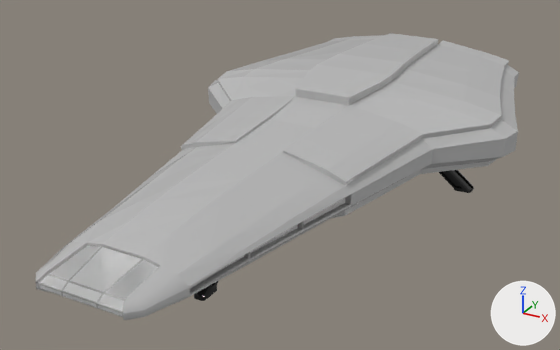
Before and after pictures for a commit that changed the FBX model Assets/Models/Starship.fbx.
Camera for both pictures: a camera (50 mm lens) standing at (0.911, -1.757, 0.767) and looking at (-0.054, -0.003, -0.11). The lights are fixed; the arrows at lower right show +X, +Y and +Z. Where no turn or scale is listed for an object, it has been applied to the vertices. Vertices at the same position are counted once.

The first picture shows 'Exterior', 'LandingGear', 'WindowFrameInner', 'WindowFrameOuter', 'WindowsInner', 'WindowsOuter'.
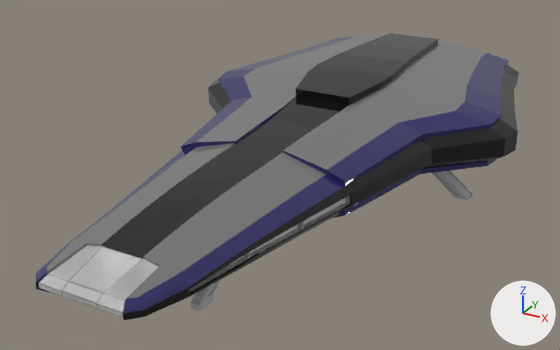
Commit message: Updated the Starship fixing many issues.

What differs and where, as boxes (x1, y1, x2, y2) in the pictures (560 x 350 px):
```json
{"object": "LandingGear", "change": "reshaped, moved", "before": [194, 170, 474, 301], "after": [191, 170, 473, 311], "on screen": "8% taller"}
{"part": 1, "of": "me_mesh", "change": "recoloured", "before": [36, 33, 519, 320], "after": [36, 33, 519, 320]}
{"part": 2, "of": "me_mesh_004", "change": "built on", "before": [194, 281, 218, 301], "after": [191, 280, 220, 311]}
{"part": 3, "of": "me_mesh_004", "change": "recoloured", "before": [439, 170, 474, 193], "after": [432, 170, 473, 200]}
```

Edits to the scene script, one JSON object a line:
```json
{"block": "me_mesh_004", "where": "# used by ob_landinggear; location = (0.0, -0.355, -0.129)"}
{"op": "remove", "block": "me_mesh_004", "code": "me_mesh_004.from_pydata(...)  # 276 vertices, 540 faces; spans x -0.388..0.388, y -0.141..0.792, z -0.097..0.032"}
{"op": "add", "block": "me_mesh_004", "code": "me_mesh_004.from_pydata(...)  # 312 vertices, 612 faces; spans x -0.388..0.388, y -0.155..0.792, z -0.097..0.053"}
{"block": "me_mesh_004", "change": "me_mesh_004 part 2"}
{"block": "me_mesh_004", "change": "4 vertices are removed from x -0.016..0.016, y -0.028..0.03, z 0.029..0.032"}
{"block": "me_mesh_004", "change": "42 faces are deleted"}
{"block": "me_mesh_004", "change": "65 vertices in x -0.016..0.016, y -0.141..0.03, z -0.097..0.032 move by (0.0, -0.014, 0.006)"}
{"block": "me_mesh_004", "change": "31 vertices in x -0.016..0.016, y -0.138..0.026, z -0.097..0.032 move by (0.0, -0.015, 0.006)"}
{"block": "me_mesh_004", "change": "9 vertices are added at x -0.016..0.016, y -0.043..0.016, z 0.035..0.053"}
{"block": "me_mesh_004", "change": "31 new vertices lie (0.0, 0.0, 0.015) away from vertices in x -0.293..0.293, y -0.03..0.79, z 0.013..0.032"}
{"block": "me_mesh_004", "change": "114 new faces join them"}
{"block": "me_mesh_004", "change": "me_mesh_004 part 3: 498 faces spanning x -0.388..0.388, y -0.155..0.792, z -0.097..0.038 switch from mat_material__5 (picture img_colorscombined_png) to mat_01___default (grey #bcbcbc)"}
{"block": "me_mesh", "where": "# used by ob_exterior; location = (0.0, 0.0, 0.0)"}
{"op": "remove", "block": "me_mesh", "code": "me_mesh.from_pydata(...)  # 1392 vertices, 2754 faces; spans x -0.51..0.51, y -0.87..0.97, z -0.14..0.11"}
{"op": "add", "block": "me_mesh", "code": "me_mesh.from_pydata(...)  # 1392 vertices, 2760 faces; spans x -0.51..0.51, y -0.87..0.97, z -0.14..0.11"}
{"block": "me_mesh", "change": "me_mesh part 1: 2754 faces spanning x -0.51..0.51, y -0.87..0.97, z -0.14..0.11 switch from mat_01___default (grey #bcbcbc) to mat_material__5 (picture img_colorscombined_png)"}
{"op": "set", "path": "ob_landinggear.location", "old": "(0.0, -0.355, -0.129)", "new": "(0.0, -0.356, -0.154)"}
```
